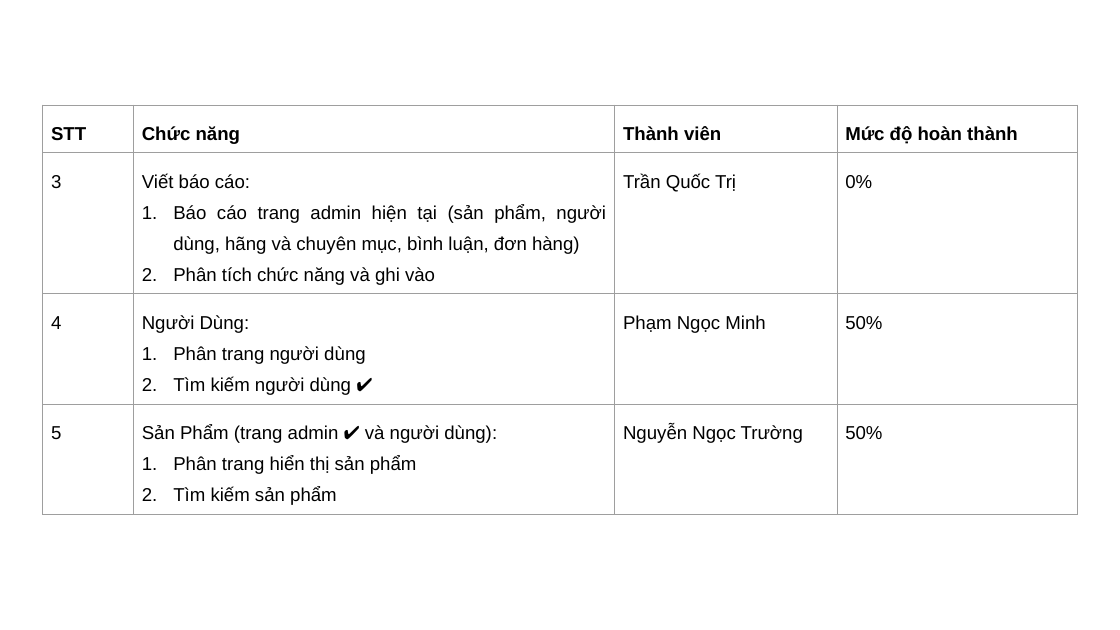
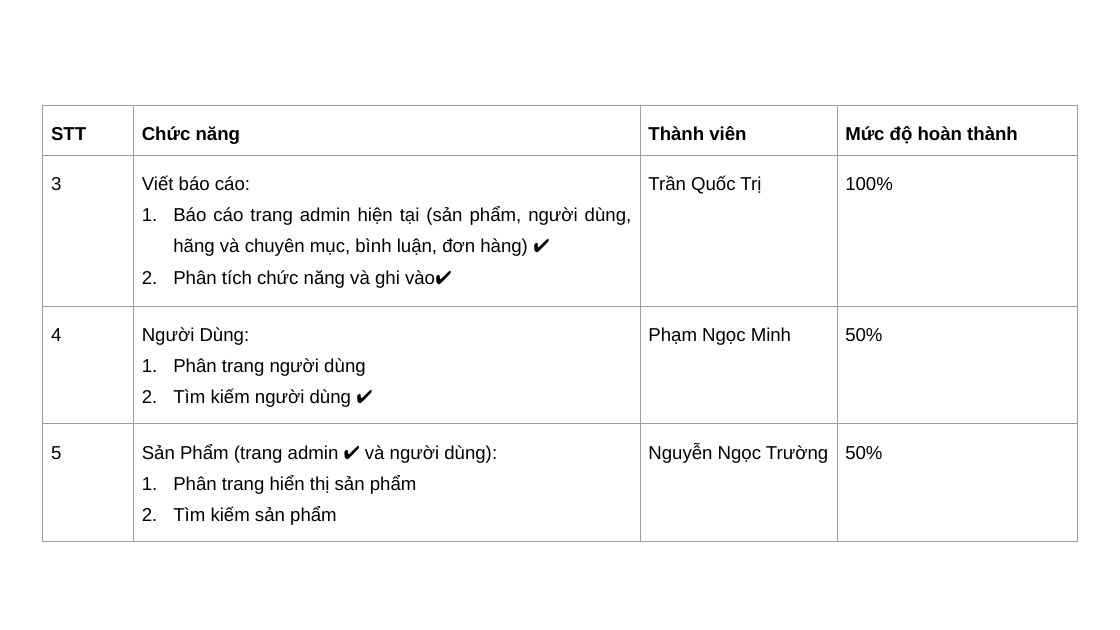
Before and after one commit to tronghieu60s/nhom2-be2-st4, a slide deck: slide 5 of reports/Daily Scrum/Bao_Cao_Tien_Do_Cong_Viec_19-05-2021.pptx. Drawn at 1120x630 pixels with LibreOffice and Linux fonts; fonts in the diff are those of the drawing. Boxes give left, top, right and bottom in pixels: in the first picture for what was removed or moved away, otherwise in the second. Text is boxed around its words. In the diff, an @@ line names an element or a change of style, - is before the commit and + after.

```diff
--- a/reports/Daily Scrum/Bao_Cao_Tien_Do_Cong_Viec_19-05-2021.pptx
+++ b/reports/Daily Scrum/Bao_Cao_Tien_Do_Cong_Viec_19-05-2021.pptx
@@ table at <box>43,105,1077,529</box> @@
-row 2, column 2: Viết báo cáo: / Báo cáo trang admin hiện tại (sản phẩm, người dùng, hãng và chuyên mục, bình luận, đơn hàng) / Phân tích chức năng và ghi vào
+row 2, column 2: Viết báo cáo: / Báo cáo trang admin hiện tại (sản phẩm, người dùng, hãng và chuyên mục, bình luận, đơn hàng) ✔️ / Phân tích chức năng và ghi vào✔️
-row 2, column 4: 0%
+row 2, column 4: 100%
```
Also in this commit, not shown: 2 other files.
